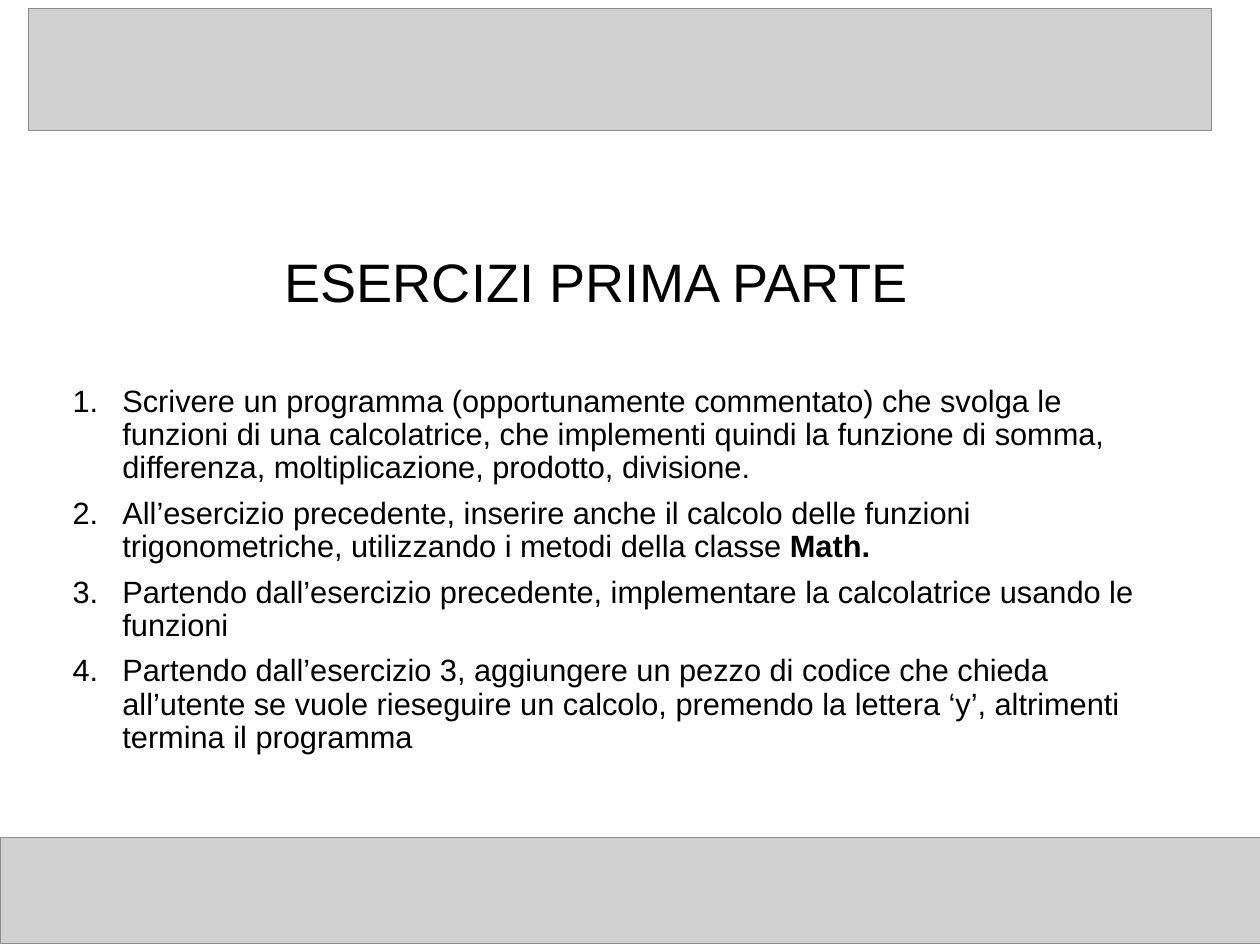
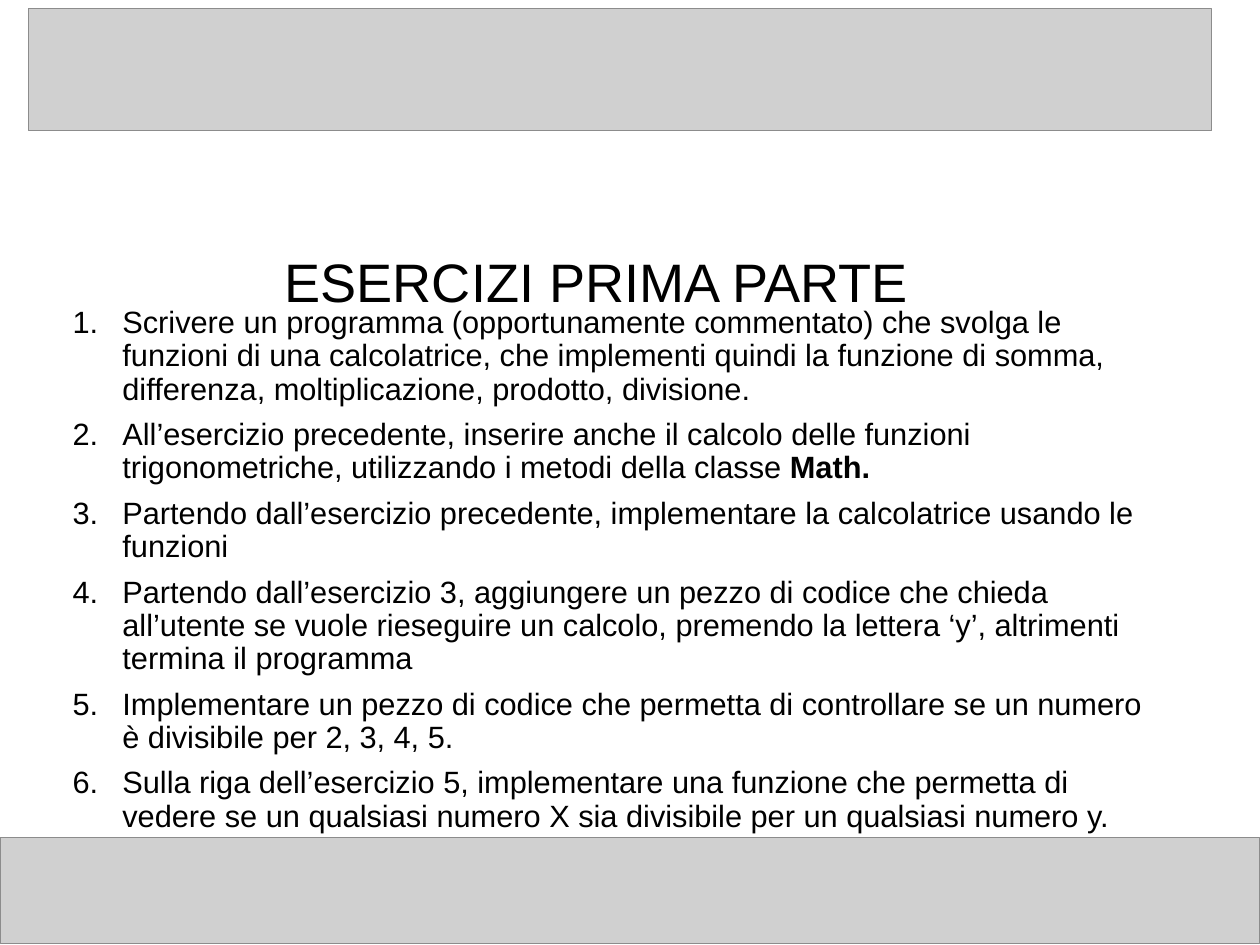
Before and after one commit to CiccioFra/JavaLab_Hassan-Marji, a slide deck: slide 6 of Slide_JavaLab/Esercizi riscaldamento.pptx. Drawn at 1260x945 pixels with LibreOffice and Linux fonts; fonts in the diff are those of the drawing; grey boxes stand for pictures. Boxes give left, top, right and bottom in pixels: in the first picture for what was removed or moved away, otherwise in the second. Text is boxed around its words. In the diff, an @@ line names an element or a change of style, - is before the commit and + after.

```diff
--- a/Slide_JavaLab/Esercizi riscaldamento.pptx
+++ b/Slide_JavaLab/Esercizi riscaldamento.pptx
@@ text at box(122, 692, 1141, 832): paragraphs added @@
+5. Implementare un pezzo di codice che permetta di controllare se un numero è divisibile per 2, 3, 4, 5.
+6. Sulla riga dell’esercizio 5, implementare una funzione che permetta di vedere se un qualsiasi numero X sia divisibile per un qualsiasi numero y.
```
Also in this commit, not shown: 1 other slide changed, 1 slide added, 6 other files.
